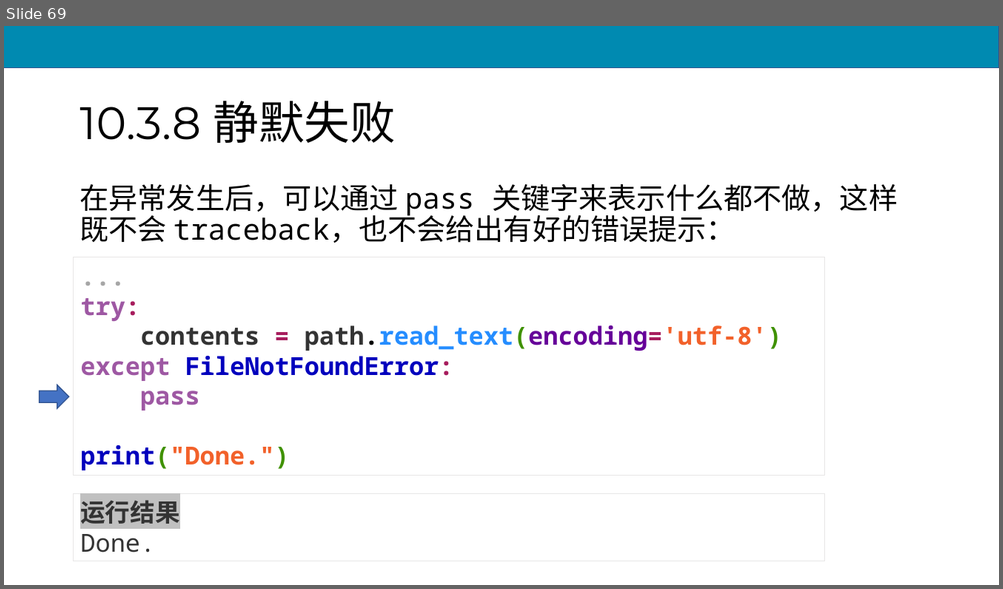
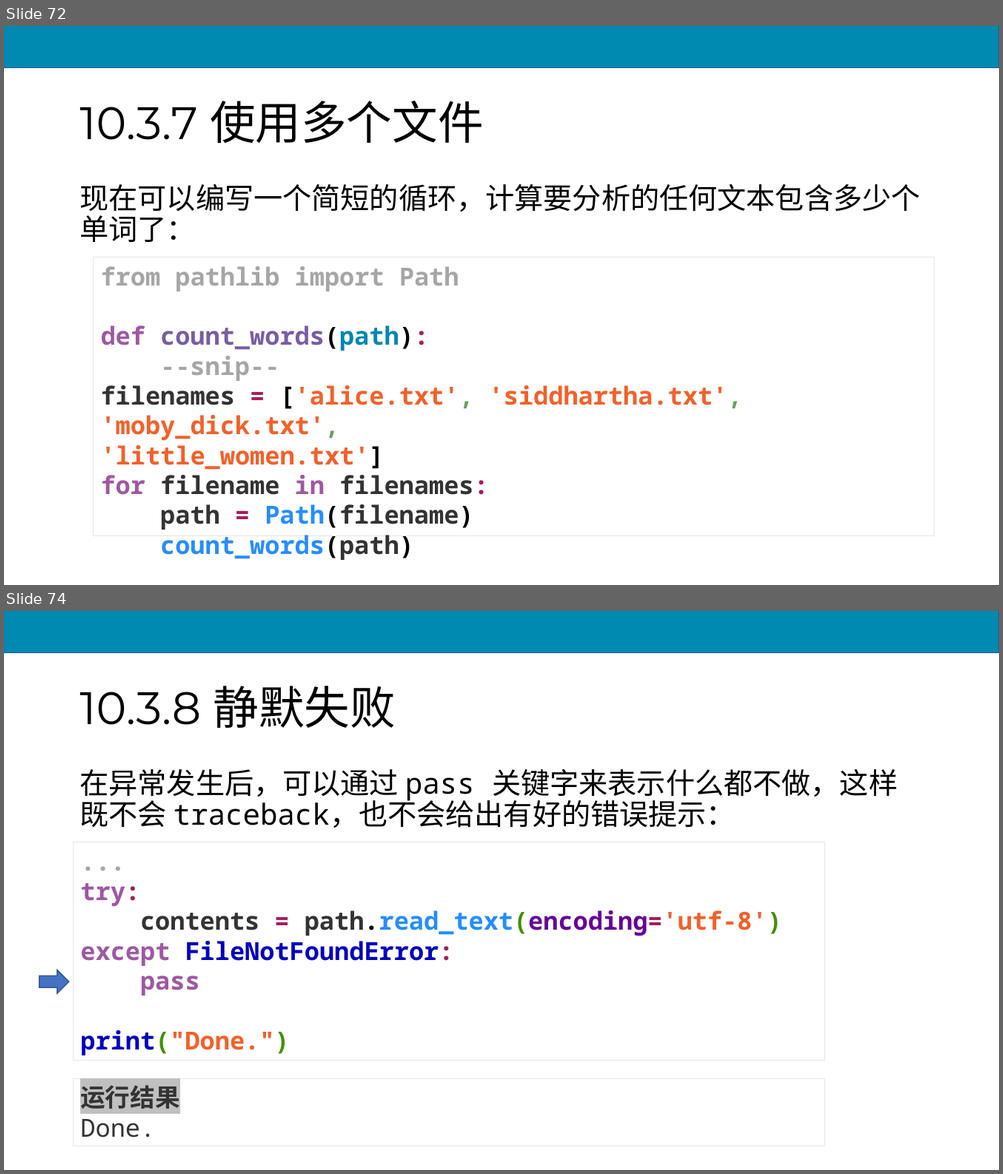
Before and after one commit to scruel/pcc_3e_slides, a slide deck: PPT/python10.pptx. Shown one above the other, each under a label of ours: slide 69 before the commit, slides 72 and 74 after it; the slides between them are not shown. The pictures are 1003x589 and 1003x1174 pixels, drawn with LibreOffice and Linux fonts; fonts in the diff are those of the drawing. Boxes give left, top, right and bottom in pixels: in the first picture for what was removed or moved away, otherwise in the second. Text is boxed around its words. In the diff, an @@ line names an element or a change of style, - is before the commit and + after.

```diff
--- a/PPT/python10.pptx
+++ b/PPT/python10.pptx
@@ slide 72 added at <box>4,26,999,585</box>, background #FFFFFF; not listed: 1 template element that a slide beside it also shows @@
@@ title added at <box>79,101,484,144</box>, 44 pt, text #000000 @@
+10.3.7 使用多个文件
@@ text added at <box>79,184,919,242</box>, 28 pt, text #000000 @@
+现在可以编写一个简短的循环，计算要分析的任何文本包含多少个单词了：
@@ rectangle added at <box>94,258,934,537</box>, outline #E7E6E6 0.75 pt, 24 pt, text #F2612A, bold @@
+from pathlib import Path
+def count_words(path):
+--snip--
+filenames = ['alice.txt', 'siddhartha.txt', 'moby_dick.txt',
+'little_women.txt']
+for filename in filenames:
+path = Path(filename)
+count_words(path)
@@ what was slide 69 is now slide 74 @@
```
Also in this commit, not shown: 6 slides changed, 4 other slides added, 5 other files.
